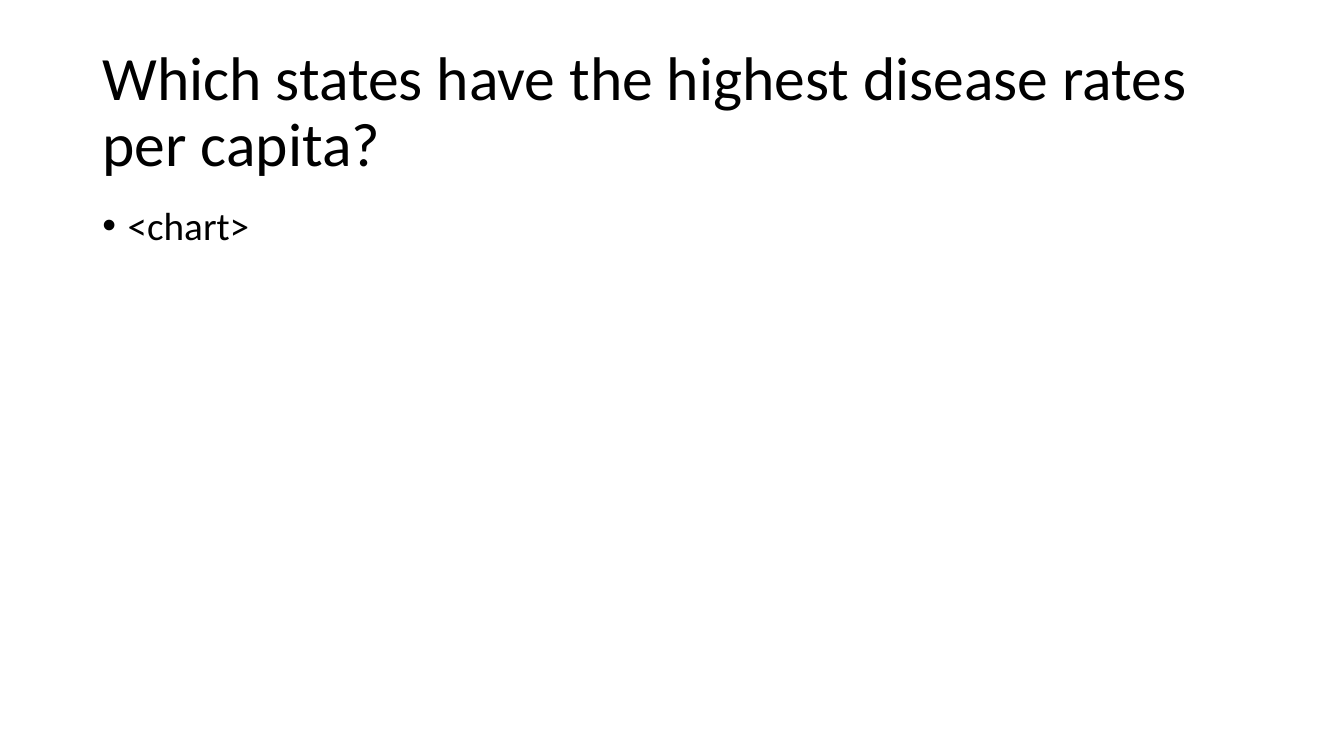
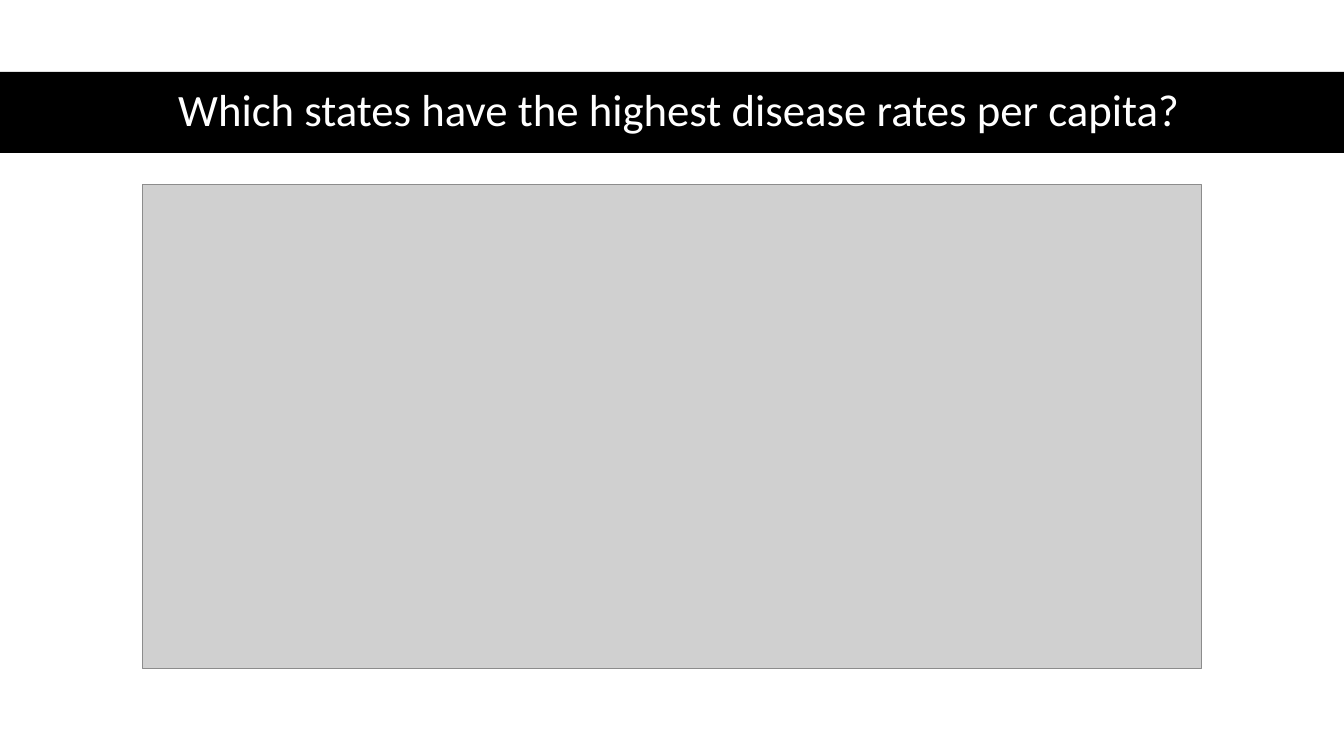
Before and after one commit to SamClements94/Project-1, a slide deck: slide 7 of Effects of Income Level on Disease Rates.pptx (slide 5 before the commit). Drawn at 1344x756 pixels with LibreOffice and Linux fonts; fonts in the diff are those of the drawing; grey boxes stand for pictures. Boxes give left, top, right and bottom in pixels: in the first picture for what was removed or moved away, otherwise in the second. Text is boxed around its words. In the diff, an @@ line names an element or a change of style, - is before the commit and + after.

```diff
--- a/Effects of Income Level on Disease Rates.pptx
+++ b/Effects of Income Level on Disease Rates.pptx
@@ rectangle added at (x1=0, y1=72, x2=1344, y2=153), fill #000000 @@
@@ title "Which states have the highest ..." moved from (x1=102, y1=57, x2=1186, y2=176) to (x1=178, y1=95, x2=1179, y2=134) @@
@@ title "Which states have the highest ..." at (x1=178, y1=95, x2=1179, y2=134): size 44 to 32 pt, text colour #000000 to #FFFFFF; alignment left to centre @@
@@ picture added at (x1=142, y1=185, x2=1201, y2=669) @@
@@ text removed at (x1=128, y1=212, x2=250, y2=241) @@
-• <chart>
```
Also in this commit, not shown: 6 other slides changed, 6 slides added, 2 slides removed, 1 other file.
